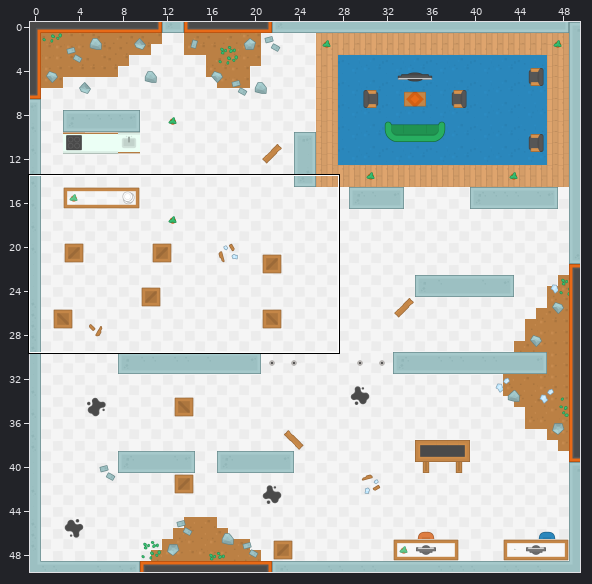
Tiled map (JSON), stored at Brainstein/assets/tilemaps/laboratorio.json. The first picture is a wide view before the edit; the outline marks the close-up.
Close-up. Earlier state:
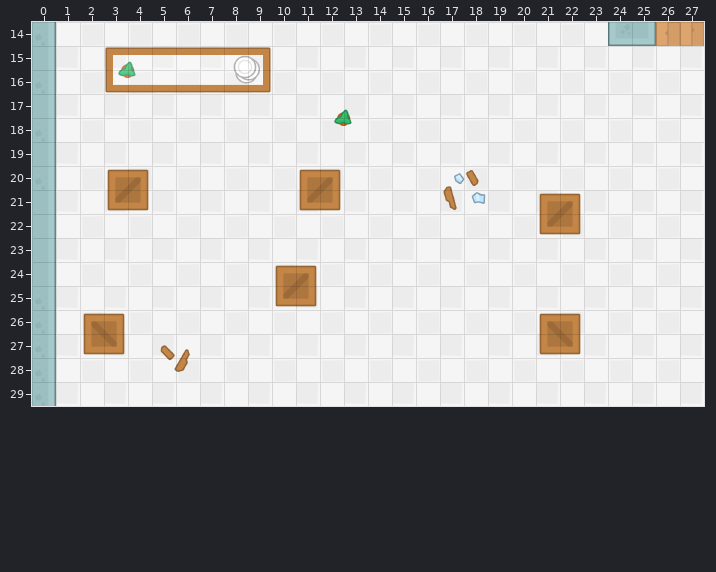
Cells are 64x64 px. Shown: x 0..27, y 14..29. The commit also changed other parts of the map, which this record leaves out.
The same view after the edit:
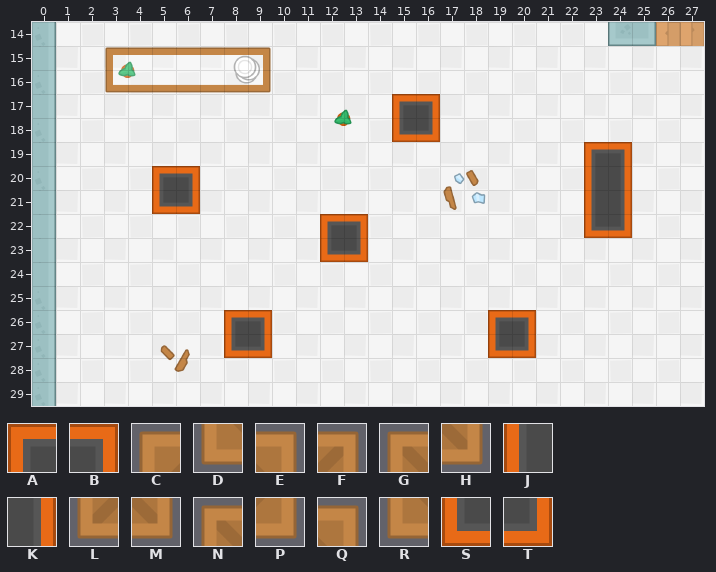
Key: from "tilesheet_complete_2X": A 446, B 449, C 472, D 472 turned 270, E 472 turned 90, F 473, G 473 turned 270, H 473 turned 90, J 500, K 503, L 526, M 526 turned 270, N 526 turned 90, P 527, Q 527 turned 270, R 527 turned 90, S 608, T 611.
_ is an empty cell.
Difference:
{"where": "layer \"collisionLayer\""}
{"y":17,"x":15,"old":"__","new":"AB"}
{"y":18,"x":15,"old":"__","new":"ST"}
{"y":19,"x":23,"old":"__","new":"AB"}
{"y":20,"x":3,"old":"CF__","new":"__AB"}
{"y":20,"x":11,"old":"CF","new":"__"}
{"y":20,"x":23,"old":"__","new":"JK"}
{"y":21,"x":3,"old":"LP__","new":"__ST"}
{"y":21,"x":11,"old":"LP","new":"__"}
{"y":21,"x":21,"old":"CF__","new":"__JK"}
{"y":22,"x":12,"old":"__","new":"AB"}
{"y":22,"x":21,"old":"LP__","new":"__ST"}
{"y":23,"x":12,"old":"__","new":"ST"}
{"y":24,"x":10,"old":"CF","new":"__"}
{"y":25,"x":10,"old":"LP","new":"__"}
{"y":26,"x":2,"old":"NE","new":"__"}
{"y":26,"x":8,"old":"__","new":"AB"}
{"y":26,"x":19,"old":"__GQ","new":"AB__"}
{"y":27,"x":2,"old":"RH","new":"__"}
{"y":27,"x":8,"old":"__","new":"ST"}
{"y":27,"x":19,"old":"__DM","new":"ST__"}
{"label":"added","picture_box":[392,94,440,142]}
{"label":"changed","picture_box":[539,142,632,238]}
{"label":"changed","picture_box":[107,166,200,214]}
{"label":"changed","picture_box":[224,169,368,358]}
{"label":"removed","picture_box":[83,313,125,355]}
{"label":"changed","picture_box":[488,310,581,358]}
